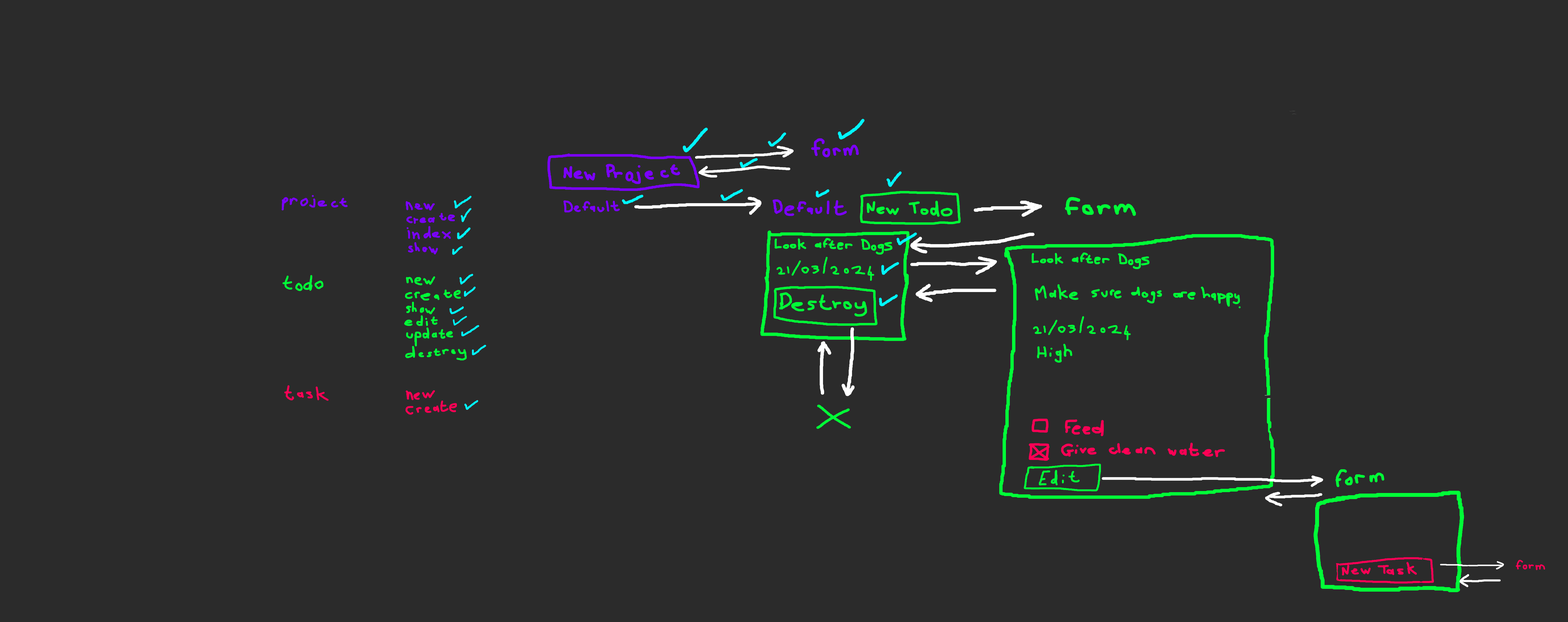
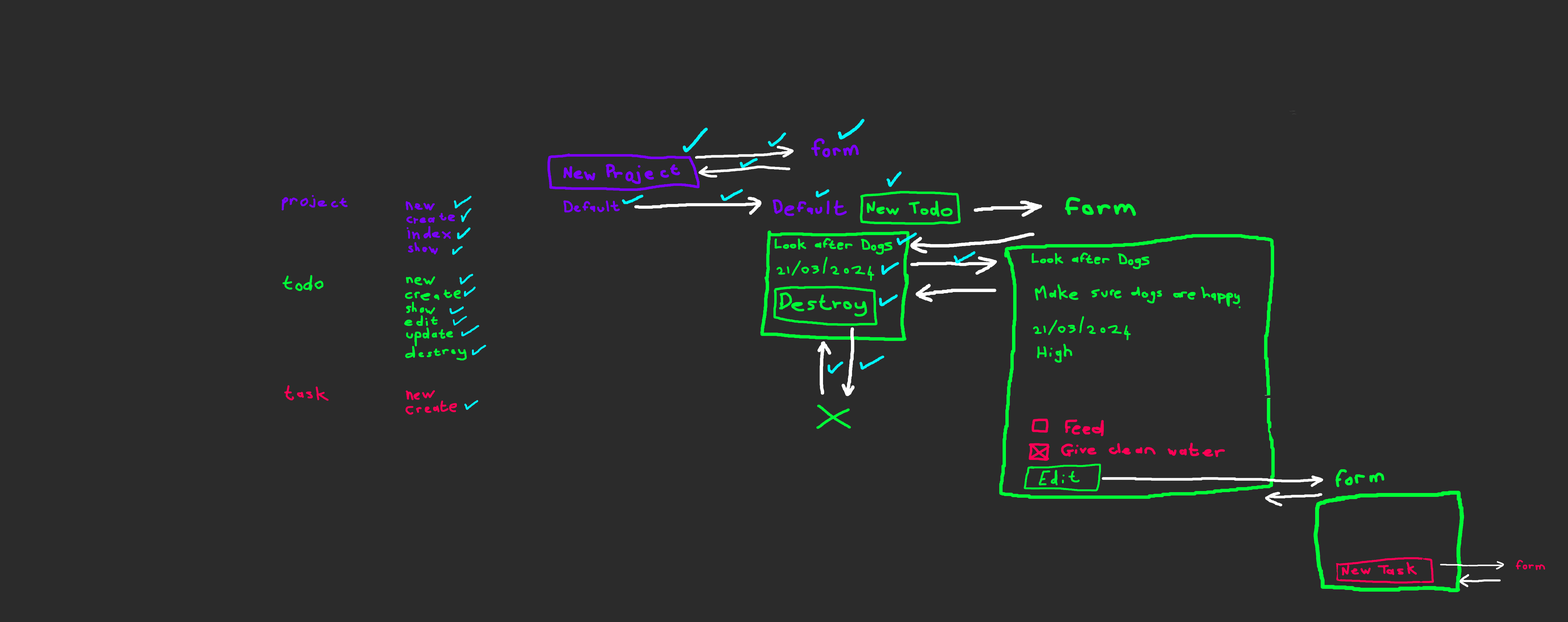
Revision of a layered 1568 x 622 image; what changed, layer by layer:
painted on "Paint Layer 2" over [827, 251, 976, 374]
